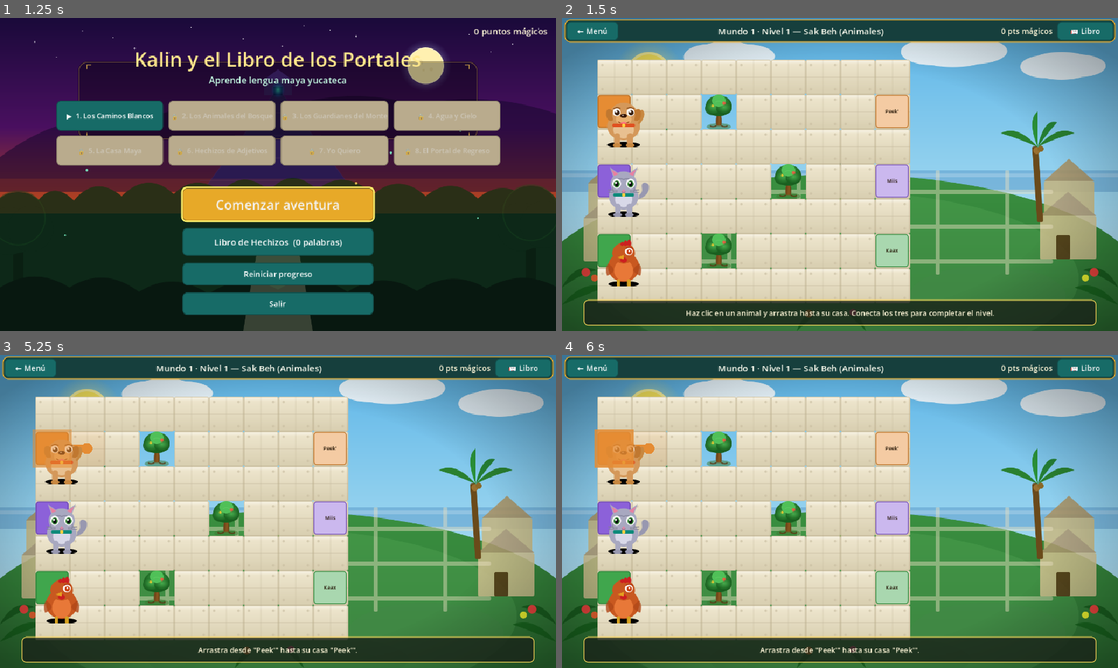
Above: before the commit, frames 1-4 (two rows, left to right).
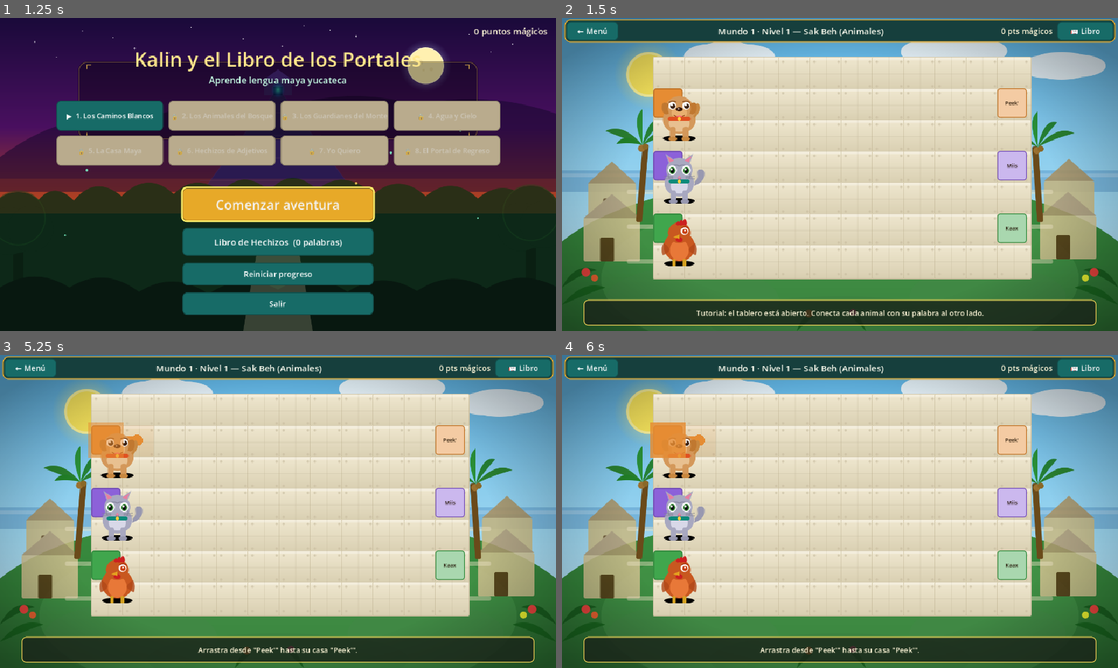
Above: after the commit, the same moments.

Repository: ElRaizer/Kalin-Libro-De-Portales
Game: Godot game, scene res://scenes/Intro.tscn
Two runs of this game, one before a commit and one after it. Both use one fixed random seed, a clock stepped at 60 frames per second and the inputs below.
Inputs (mouse positions are in pixels of both pictures, inside the frame that each line leads up to):
- Up to frame 1 (1.25 s): click "Saltar intro" at 0.5 s
- Up to frame 2 (1.5 s): click "Comenzar aventura" at 1.25 s
- Up to frame 3 (5.25 s): click "← Menú" at 2 s; click "Comenzar aventura" at 2.75 s; click "📖 Libro" at 3.5 s; click "Cerrar" at 4.25 s; tap Enter (ui_accept) at 5 s; move the mouse to (400, 495) at 5.02 s; hold Right (ui_right) from 5.03 s (still down); tap Space at 5.1 s; click (400, 495) at 5.17 s
- Up to frame 4 (6 s): tap Enter (ui_accept) at 5.27, 5.75 s; release Right (ui_right) at 5.75 s; drag from (728, 527) to (812, 574) at 5.77 s

Frame 1 is identical in both runs. In frame 2, 40% of the frame differs, in the area x 6-85%, y 12-96%; in frame 3, 39%; in frame 4, 39%.

Commit message:
Variaciones mundo 1
Se añadieron variaciones del mundo 1 a cada nivel para que no fuera tan repetitivo

Diff:
--- a/scenes/world1/Level1_CaminosBlancos.tscn
+++ b/scenes/world1/Level1_CaminosBlancos.tscn
@@ -20,7 +20,7 @@
 destination_text = "Peek'"
 color = Color(0.9, 0.55, 0.2, 1)
 start_cell = Vector2i(0, 1)
-destination_cell = Vector2i(8, 1)
+destination_cell = Vector2i(11, 1)
 
 [sub_resource type="Resource" id="Resource_81r1v"]
 script = ExtResource("4_japx6")
@@ -32,7 +32,7 @@
 destination_text = "Miis"
 color = Color(0.55, 0.38, 0.85, 1)
 start_cell = Vector2i(0, 3)
-destination_cell = Vector2i(8, 3)
+destination_cell = Vector2i(11, 3)
 
 [sub_resource type="Resource" id="Resource_s82b0"]
 script = ExtResource("4_japx6")
@@ -44,11 +44,11 @@
 destination_text = "Kaax"
 color = Color(0.25, 0.65, 0.3, 1)
 start_cell = Vector2i(0, 5)
-destination_cell = Vector2i(8, 5)
+destination_cell = Vector2i(11, 5)
 
 [node name="Level1" type="Node2D" unique_id=307257646]
 script = ExtResource("1")
-default_instruction = "Haz clic en un animal y arrastra hasta su casa. Conecta los tres para completar el nivel."
+default_instruction = "Tutorial: el tablero está abierto. Conecta cada animal con su palabra al otro lado."
 selection_instruction = "Arrastra desde \"%s\" hasta su casa \"%s\"."
 
 [node name="Background" type="TextureRect" parent="." unique_id=1713056734]
@@ -59,7 +59,9 @@
 stretch_mode = 6
 
 [node name="GridBoard" parent="." unique_id=589564223 instance=ExtResource("3_eeq0b")]
-obstacles = Array[Vector2i]([Vector2i(3, 1), Vector2i(5, 3), Vector2i(3, 5)])
+columns = 12
+tile_size = 72
+grid_origin = Vector2(208, 88)
 words = Array[ExtResource("4_japx6")]([SubResource("Resource_emkns"), SubResource("Resource_81r1v"), SubResource("Resource_s82b0")])
 
 [node name="TopBarBG" type="Panel" parent="." unique_id=234391001]
--- a/scenes/world1/Level2_AnimalesBosque.tscn
+++ b/scenes/world1/Level2_AnimalesBosque.tscn
@@ -20,7 +20,7 @@
 destination_text = "Kéej"
 color = Color(0.7, 0.45, 0.2, 1)
 start_cell = Vector2i(0, 1)
-destination_cell = Vector2i(8, 1)
+destination_cell = Vector2i(11, 1)
 
 [sub_resource type="Resource" id="Animal_keeken"]
 script = ExtResource("4_232h8")
@@ -32,7 +32,7 @@
 destination_text = "K'éek'en"
 color = Color(0.85, 0.45, 0.55, 1)
 start_cell = Vector2i(0, 3)
-destination_cell = Vector2i(8, 3)
+destination_cell = Vector2i(11, 3)
 
 [sub_resource type="Resource" id="Animal_maax"]
 script = ExtResource("4_232h8")
@@ -44,13 +44,13 @@
 destination_text = "Ma'ax"
 color = Color(0.45, 0.32, 0.2, 1)
 start_cell = Vector2i(0, 5)
-destination_cell = Vector2i(8, 5)
+destination_cell = Vector2i(11, 5)
 
 [node name="Level2" type="Node2D" unique_id=94277612]
 script = ExtResource("1_x3wq0")
 level_number = 2
 next_scene_key = "world1_level3"
-default_instruction = "Haz clic en un animal y arrastra hasta su casa. Conecta los tres para completar el nivel."
+default_instruction = "Planea los tres caminos: las rutas no pueden cruzarse ni compartir casillas."
 selection_instruction = "Arrastra desde \"%s\" hasta su casa \"%s\"."
 
 [node name="Background" type="TextureRect" parent="." unique_id=1459376502]
@@ -61,7 +61,10 @@
 stretch_mode = 6
 
 [node name="GridBoard" parent="." unique_id=109613664 instance=ExtResource("3_412pb")]
-obstacles = Array[Vector2i]([Vector2i(2, 1), Vector2i(5, 1), Vector2i(3, 3), Vector2i(6, 3), Vector2i(2, 5), Vector2i(5, 5)])
+columns = 12
+tile_size = 72
+grid_origin = Vector2(208, 88)
+obstacles = Array[Vector2i]([Vector2i(3, 1), Vector2i(7, 1), Vector2i(5, 3), Vector2i(9, 3), Vector2i(2, 5), Vector2i(6, 5), Vector2i(3, 4), Vector2i(4, 6), Vector2i(5, 0), Vector2i(9, 6), Vector2i(10, 2), Vector2i(5, 2)])
 words = Array[ExtResource("4_232h8")]([SubResource("Animal_keej"), SubResource("Animal_keeken"), SubResource("Animal_maax")])
 
 [node name="TopBarBG" type="Panel" parent="." unique_id=630875024]
@@ -182,7 +185,7 @@
 text = "(Clic para cerrar)"
 horizontal_alignment = 1
 
-[node name="CompleteShade" type="ColorRect" parent="UI"]
+[node name="CompleteShade" type="ColorRect" parent="UI" unique_id=761383322]
 visible = false
 offset_right = 1280.0
 offset_bottom = 720.0
--- a/scenes/world1/Level3_GuardianesMonte.tscn
+++ b/scenes/world1/Level3_GuardianesMonte.tscn
@@ -20,7 +20,7 @@
 destination_text = "Báalam"
 color = Color(0.8, 0.55, 0.12, 1)
 start_cell = Vector2i(0, 1)
-destination_cell = Vector2i(8, 1)
+destination_cell = Vector2i(11, 1)
 
 [sub_resource type="Resource" id="Animal_kuuts"]
 script = ExtResource("4_ambyd")
@@ -32,7 +32,7 @@
 destination_text = "Kuuts"
 color = Color(0.38, 0.28, 0.55, 1)
 start_cell = Vector2i(0, 3)
-destination_cell = Vector2i(8, 3)
+destination_cell = Vector2i(11, 3)
 
 [sub_resource type="Resource" id="Animal_tuul"]
 script = ExtResource("4_ambyd")
@@ -44,13 +44,13 @@
 destination_text = "T'u'ul"
 color = Color(0.3, 0.55, 0.45, 1)
 start_cell = Vector2i(0, 5)
-destination_cell = Vector2i(8, 5)
+destination_cell = Vector2i(11, 5)
 
 [node name="Level3" type="Node2D" unique_id=891629715]
 script = ExtResource("1_rj3ji")
 level_number = 3
 next_scene_key = "world1_level4"
-default_instruction = "Haz clic en un animal y arrastra hasta su casa. Conecta los tres para completar el nivel."
+default_instruction = "Memoriza los obstáculos antes de que desaparezcan y conecta los tres caminos."
 selection_instruction = "Arrastra desde \"%s\" hasta su casa \"%s\"."
 
 [node name="Background" type="TextureRect" parent="." unique_id=718946208]
@@ -61,7 +61,10 @@
 stretch_mode = 6
 
 [node name="GridBoard" parent="." unique_id=1075655894 instance=ExtResource("3_fl1ur")]
-obstacles = Array[Vector2i]([Vector2i(3, 1), Vector2i(6, 1), Vector2i(2, 3), Vector2i(5, 3), Vector2i(7, 3), Vector2i(3, 5), Vector2i(6, 5)])
+columns = 12
+tile_size = 72
+grid_origin = Vector2(208, 88)
+obstacles = Array[Vector2i]([Vector2i(2, 1), Vector2i(5, 1), Vector2i(8, 1), Vector2i(2, 3), Vector2i(7, 4), Vector2i(9, 3), Vector2i(3, 5), Vector2i(6, 5), Vector2i(9, 5), Vector2i(4, 0), Vector2i(7, 2), Vector2i(4, 6)])
 words = Array[ExtResource("4_ambyd")]([SubResource("Animal_baalam"), SubResource("Animal_kuuts"), SubResource("Animal_tuul")])
 
 [node name="TopBarBG" type="Panel" parent="." unique_id=1893956046]
--- a/scenes/world1/Level4_AguaYCielo.tscn
+++ b/scenes/world1/Level4_AguaYCielo.tscn
@@ -20,7 +20,7 @@
 destination_text = "Kay"
 color = Color(0.85, 0.45, 0.15, 1)
 start_cell = Vector2i(0, 1)
-destination_cell = Vector2i(8, 1)
+destination_cell = Vector2i(11, 1)
 
 [sub_resource type="Resource" id="Animal_chiich"]
 script = ExtResource("4_hp5qc")
@@ -32,7 +32,7 @@
 destination_text = "Ch'íich'"
 color = Color(0.16, 0.48, 0.58, 1)
 start_cell = Vector2i(0, 3)
-destination_cell = Vector2i(8, 3)
+destination_cell = Vector2i(11, 3)
 
 [sub_resource type="Resource" id="Animal_aak"]
 script = ExtResource("4_hp5qc")
@@ -44,13 +44,13 @@
 destination_text = "Áak"
 color = Color(0.32, 0.52, 0.24, 1)
 start_cell = Vector2i(0, 5)
-destination_cell = Vector2i(8, 5)
+destination_cell = Vector2i(11, 5)
 
 [node name="Level4" type="Node2D" unique_id=1178559565]
 script = ExtResource("1_pykdd")
 level_number = 4
 next_scene_key = "world2_level1"
-default_instruction = "Haz clic en un animal y arrastra hasta su casa. Conecta los tres para completar el nivel."
+default_instruction = "Memoriza las tres casas antes de que sus pistas desaparezcan."
 selection_instruction = "Arrastra desde \"%s\" hasta su casa \"%s\"."
 
 [node name="Background" type="TextureRect" parent="." unique_id=1104198232]
@@ -61,7 +61,10 @@
 stretch_mode = 6
 
 [node name="GridBoard" parent="." unique_id=147276208 instance=ExtResource("3_4nq6g")]
-obstacles = Array[Vector2i]([Vector2i(2, 1), Vector2i(4, 1), Vector2i(7, 1), Vector2i(3, 3), Vector2i(6, 3), Vector2i(2, 5), Vector2i(4, 5), Vector2i(7, 5)])
+columns = 12
+tile_size = 72
+grid_origin = Vector2(208, 88)
+obstacles = Array[Vector2i]([Vector2i(3, 1), Vector2i(6, 1), Vector2i(9, 1), Vector2i(2, 3), Vector2i(5, 3), Vector2i(7, 3), Vector2i(4, 5), Vector2i(8, 5), Vector2i(10, 5), Vector2i(8, 0), Vector2i(6, 6), Vector2i(4, 2), Vector2i(9, 4)])
 words = Array[ExtResource("4_hp5qc")]([SubResource("Animal_kay"), SubResource("Animal_chiich"), SubResource("Animal_aak")])
 
 [node name="TopBarBG" type="Panel" parent="." unique_id=140687833]
@@ -182,7 +185,7 @@
 text = "(Clic para cerrar)"
 horizontal_alignment = 1
 
-[node name="CompleteShade" type="ColorRect" parent="UI"]
+[node name="CompleteShade" type="ColorRect" parent="UI" unique_id=1139333018]
 visible = false
 offset_right = 1280.0
 offset_bottom = 720.0
--- a/scripts/components/GridBoard.gd
+++ b/scripts/components/GridBoard.gd
@@ -98,6 +98,7 @@
 var word_nodes: Dictionary = {}
 var path_lines: Dictionary = {}
 var path_tips: Dictionary = {}
+var destination_nodes: Dictionary = {}
 var drawing: bool = false
 var active_index: int = -1
 var last_cell: Vector2i = Vector2i(-1, -1)
@@ -195,6 +196,7 @@
 	word_nodes.clear()
 	path_lines.clear()
 	path_tips.clear()
+	destination_nodes.clear()
 
 	if Engine.is_editor_hint() and not show_preview_in_editor:
 		return
@@ -284,6 +286,31 @@
 	destination.z_index = 1
 	_add_panel_label(destination, word.get_destination_text(), VERTICAL_ALIGNMENT_CENTER, 12, Color(0.12, 0.06, 0.0))
 	preview_root.add_child(destination)
+	destination_nodes[index] = destination
+
+## Oculta solamente la apariencia de los obstáculos. Las celdas continúan
+## bloqueadas, por lo que puede usarse como un reto de memoria sin cambiar la
+## solución del tablero mientras el jugador está trazando un camino.
+func set_obstacle_clues_visible(visible: bool) -> void:
+	for obstacle: Vector2i in obstacles:
+		var tile := tile_rects.get(obstacle) as TextureRect
+		if tile:
+			tile.texture = obstacle_tile if visible else empty_tile
+
+## Sustituye las palabras y colores de los destinos por una pista neutra. Las
+## posiciones no cambian: el jugador debe recordar qué animal iba en cada una.
+func conceal_destination_clues() -> void:
+	for destination: Panel in destination_nodes.values():
+		var label := destination.get_child(0) as Label
+		if label:
+			label.text = "?"
+			label.add_theme_font_size_override("font_size", 24)
+		var style := StyleBoxFlat.new()
+		style.bg_color = Color("e7dcc2")
+		style.border_color = Color("766d62")
+		style.set_border_width_all(3)
+		style.set_corner_radius_all(6)
+		destination.add_theme_stylebox_override("panel", style)
 
 func _create_word_panel(word_color: Color, lightened: bool) -> Panel:
 	var panel: Panel = Panel.new()
--- a/scripts/world1/W1_Level1.gd
+++ b/scripts/world1/W1_Level1.gd
@@ -1,2 +1,2 @@
-## Configuración del nivel 1. La lógica común vive en GridPathLevel.gd.
+## Nivel introductorio: tablero abierto para aprender a trazar caminos.
 extends "res://scripts/world1/GridPathLevel.gd"
--- a/scripts/world1/W1_Level2.gd
+++ b/scripts/world1/W1_Level2.gd
@@ -1,2 +1,3 @@
-## Configuración del nivel 5. Las palabras y obstáculos viven en la escena.
+## Nivel de planificación: los desvíos obligan a reservar espacio para las
+## tres rutas, que no pueden ocupar la misma celda.
 extends "res://scripts/world1/GridPathLevel.gd"
--- a/scripts/world1/W1_Level3.gd
+++ b/scripts/world1/W1_Level3.gd
@@ -1,2 +1,16 @@
-## Configuración del nivel 6. Las palabras y obstáculos viven en la escena.
+## Nivel de memoria espacial: muestra los obstáculos brevemente y después
+## oculta sus pistas visuales, aunque las celdas siguen bloqueadas.
 extends "res://scripts/world1/GridPathLevel.gd"
+
+const MEMORY_PREVIEW_SECONDS := 4.0
+
+func _ready() -> void:
+	super._ready()
+	grid_board.set_interaction_enabled(false)
+	_set_instr("Memoriza las rocas del monte: desaparecerán en 4 segundos.")
+	await get_tree().create_timer(MEMORY_PREVIEW_SECONDS).timeout
+	if not is_inside_tree():
+		return
+	grid_board.set_obstacle_clues_visible(false)
+	grid_board.set_interaction_enabled(true)
+	_set_instr("Las rocas siguen bloqueando el paso. ¡Recuerda dónde estaban!")
--- a/scripts/world1/W1_Level4.gd
+++ b/scripts/world1/W1_Level4.gd
@@ -1,2 +1,16 @@
-## Configuración del nivel 7. Las palabras y obstáculos viven en la escena.
+## Desafío final de recuerdo: permite observar los destinos y luego retira
+## sus palabras y colores antes de habilitar el tablero.
 extends "res://scripts/world1/GridPathLevel.gd"
+
+const DESTINATION_PREVIEW_SECONDS := 5.0
+
+func _ready() -> void:
+	super._ready()
+	grid_board.set_interaction_enabled(false)
+	_set_instr("Observa dónde vive cada animal. Las pistas se ocultarán en 5 segundos.")
+	await get_tree().create_timer(DESTINATION_PREVIEW_SECONDS).timeout
+	if not is_inside_tree():
+		return
+	grid_board.conceal_destination_clues()
+	grid_board.set_interaction_enabled(true)
+	_set_instr("Conecta cada animal con la casa que memorizaste. Los signos ? ya no dan pistas.")
--- a/tests/validate_project.gd
+++ b/tests/validate_project.gd
@@ -70,6 +70,8 @@
 		else:
 			var board: GridBoard = instance.find_child("GridBoard", true, false) as GridBoard
 			if board != null:
+				if int(level_data.world) == 1 and board.columns != 12:
+					failures.append("%s debe usar el tablero ampliado de 12 columnas" % scene_path)
 				for issue: String in board.get_configuration_issues():
 					failures.append("%s: %s" % [scene_path, issue])
 			instance.free()
Not shown: 3 places in scenes/world1/Level2_AnimalesBosque.tscn that only renumber resources
Not shown: 3 places in scenes/world1/Level4_AguaYCielo.tscn that only renumber resources
Not shown, changed: README.md
